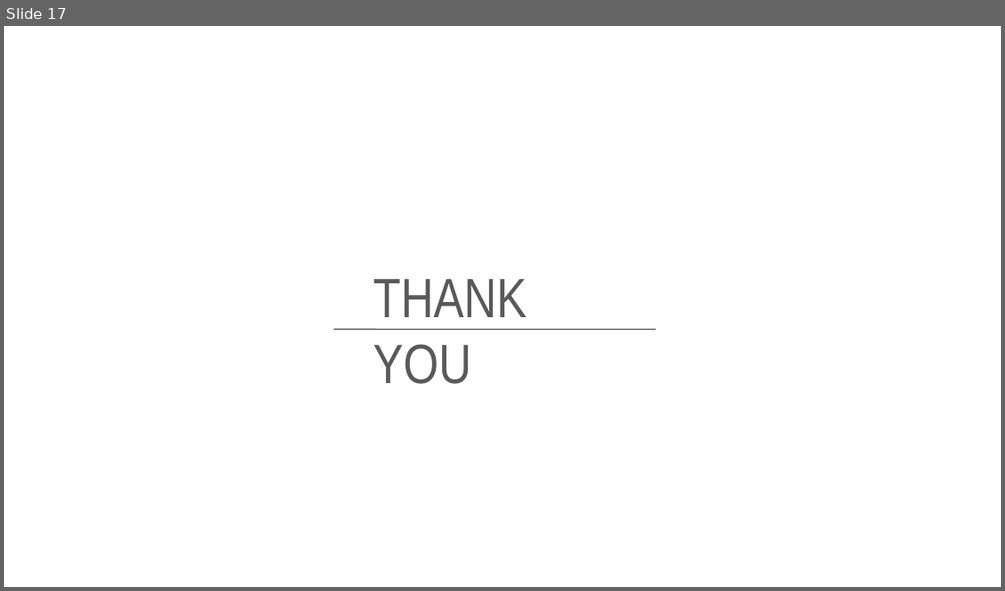
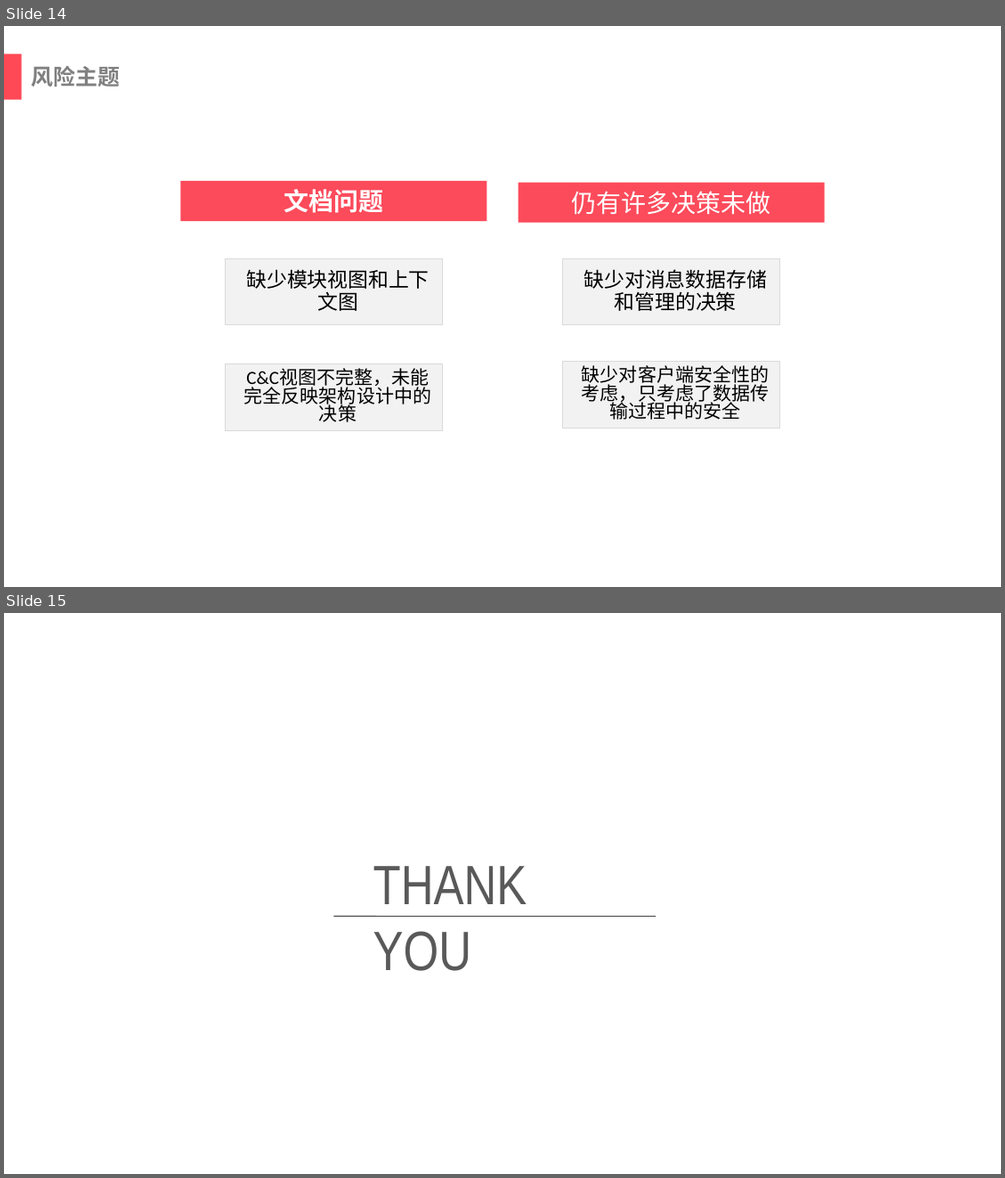
Before and after one commit to Almarduke/ArchitectureBigHomework, a slide deck: PPT/ATAM演示.pptx. Shown one above the other, each under a label of ours: slide 17 before the commit, slides 14 and 15 after it. The pictures are 1005x591 and 1005x1178 pixels, drawn with LibreOffice and Linux fonts; fonts in the diff are those of the drawing; background and template pictures are left out. Boxes give left, top, right and bottom in pixels: in the first picture for what was removed or moved away, otherwise in the second. Text is boxed around its words. In the diff, an @@ line names an element or a change of style, - is before the commit and + after.

```diff
--- a/PPT/ATAM演示.pptx
+++ b/PPT/ATAM演示.pptx
@@ slide 14 added at bbox=[4, 26, 1001, 587], background #FFFFFF @@
@@ rectangle added at bbox=[4, 54, 22, 100], fill #FF4957 @@
@@ text added at bbox=[32, 66, 120, 87], 16 pt, text #808080, bold @@
+风险主题
@@ rectangle added at bbox=[180, 181, 486, 220], fill #FC4B5B, 18 pt, text #FFFFFF, bold @@
+文档问题
@@ rectangle added at bbox=[518, 183, 825, 223], fill #FC4B5B, 18 pt, text #FFFFFF @@
+仍有许多决策未做
@@ rectangle added at bbox=[226, 258, 442, 325], fill #F2F2F2, outline #D9D9D9 0.75 pt, 14.7 pt, text #000000 @@
+缺少模块视图和上下文图
@@ rectangle added at bbox=[563, 258, 779, 325], fill #F2F2F2, outline #D9D9D9 0.75 pt, 14.7 pt, text #000000 @@
+缺少对消息数据存储和管理的决策
@@ rectangle added at bbox=[226, 364, 442, 431], fill #F2F2F2, outline #D9D9D9 0.75 pt, 13.6 pt, text #000000 @@
+C&C视图不完整，未能完全反映架构设计中的决策
@@ rectangle added at bbox=[563, 361, 779, 427], fill #F2F2F2, outline #D9D9D9 0.75 pt, 13.6 pt, text #000000 @@
+缺少对客户端安全性的考虑，只考虑了数据传输过程中的安全
@@ what was slide 17 is now slide 15 @@
```
Also in this commit, not shown: 5 slides changed, 7 other slides added, 27 slides removed, 1 other file.
